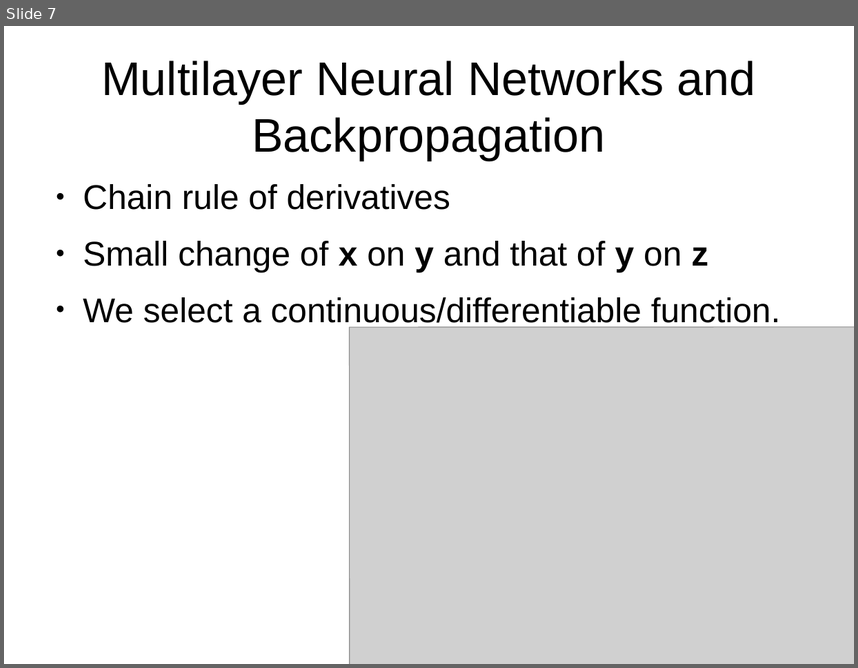
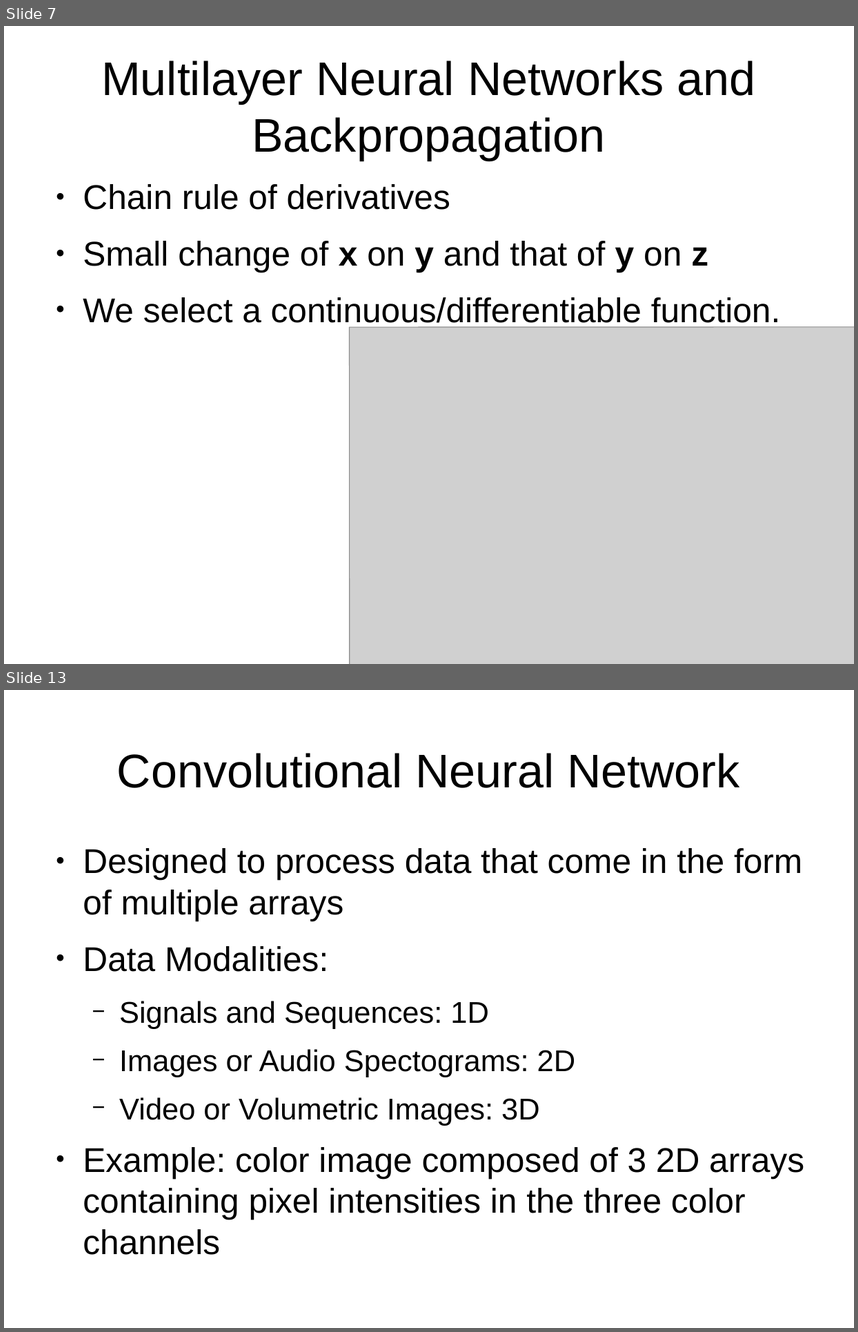
Before and after one commit to amsully/binds_lab, a slide deck: notes/DeepLearningReview_Nature/deep_learning_review.odp. Shown one above the other, each under a label of ours: slide 7 before the commit, slides 7 and 13 after it; the slides between them are not shown. The pictures are 858x668 and 858x1332 pixels, drawn with LibreOffice and Linux fonts; fonts in the diff are those of the drawing; grey boxes stand for pictures. Boxes give left, top, right and bottom in pixels: in the first picture for what was removed or moved away, otherwise in the second. Text is boxed around its words. In the diff, an @@ line names an element or a change of style, - is before the commit and + after.

```diff
--- a/notes/DeepLearningReview_Nature/deep_learning_review.odp
+++ b/notes/DeepLearningReview_Nature/deep_learning_review.odp
@@ slide 13 added at bbox=[4, 690, 854, 1328], background #FFFFFF @@
@@ title added at bbox=[117, 753, 740, 788], 44 pt, text #000000 @@
+Convolutional Neural Network
@@ text added at bbox=[83, 848, 804, 1219], 32 pt, text #000000 @@
+● Designed to process data that come in the form of multiple arrays
+● Data Modalities:
+  − Signals and Sequences: 1D
+  − Images or Audio Spectograms: 2D
+  − Video or Volumetric Images: 3D
+● Example: color image composed of 3 2D arrays containing pixel intensities in the three color channels
```
Also in this commit, not shown: 1 slide changed, 11 other slides added, 1 other file.
